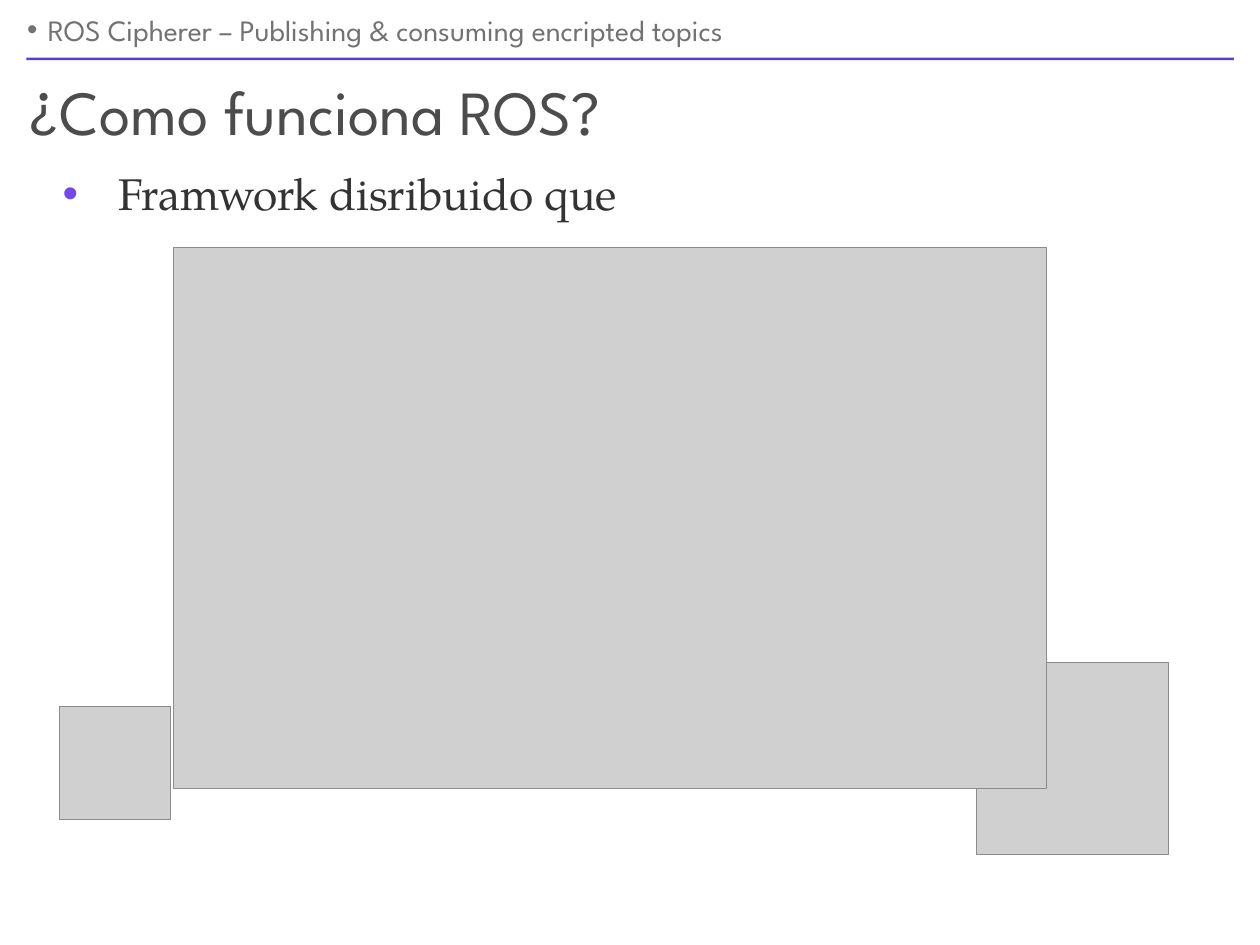
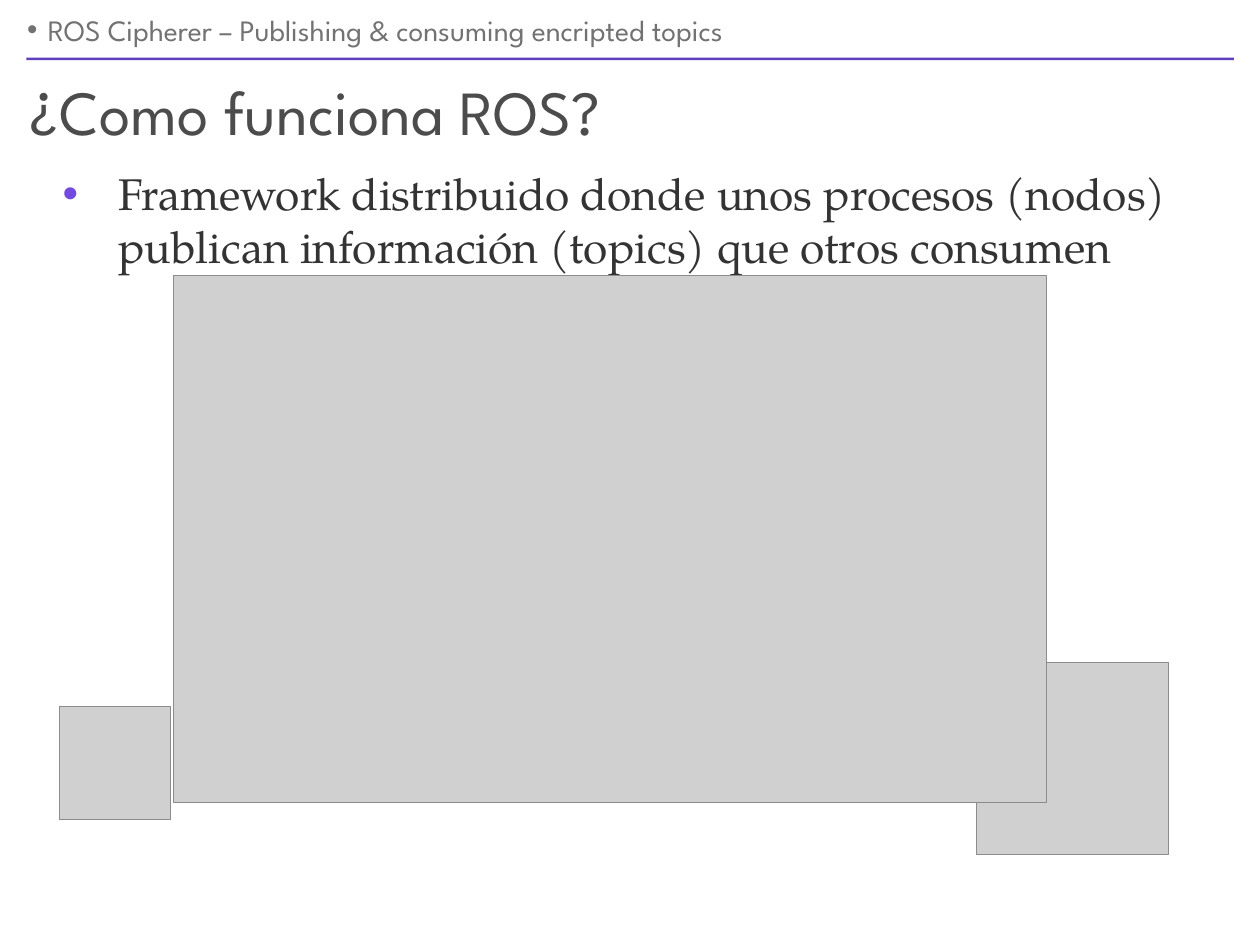
Before and after one commit to UleRobots/ROS-cipherer, a slide deck: slide 4 of Doc/ros-cipherer-presentation-v2.odp. Drawn at 1260x945 pixels with LibreOffice and Linux fonts; fonts in the diff are those of the drawing; grey boxes stand for pictures. Boxes give left, top, right and bottom in pixels: in the first picture for what was removed or moved away, otherwise in the second. Text is boxed around its words. In the diff, an @@ line names an element or a change of style, - is before the commit and + after.

```diff
--- a/Doc/ros-cipherer-presentation-v2.odp
+++ b/Doc/ros-cipherer-presentation-v2.odp
@@ text at [118, 177, 1166, 280]: text changed @@
-• Framwork disribuido que
+• Framework distribuido donde unos procesos (nodos) publican información (topics) que otros consumen
@@ picture: place and size @@
-picture at [174, 248, 1046, 789]
+picture at [174, 276, 1046, 802]
```
Also in this commit, not shown: 2 other slides changed.
